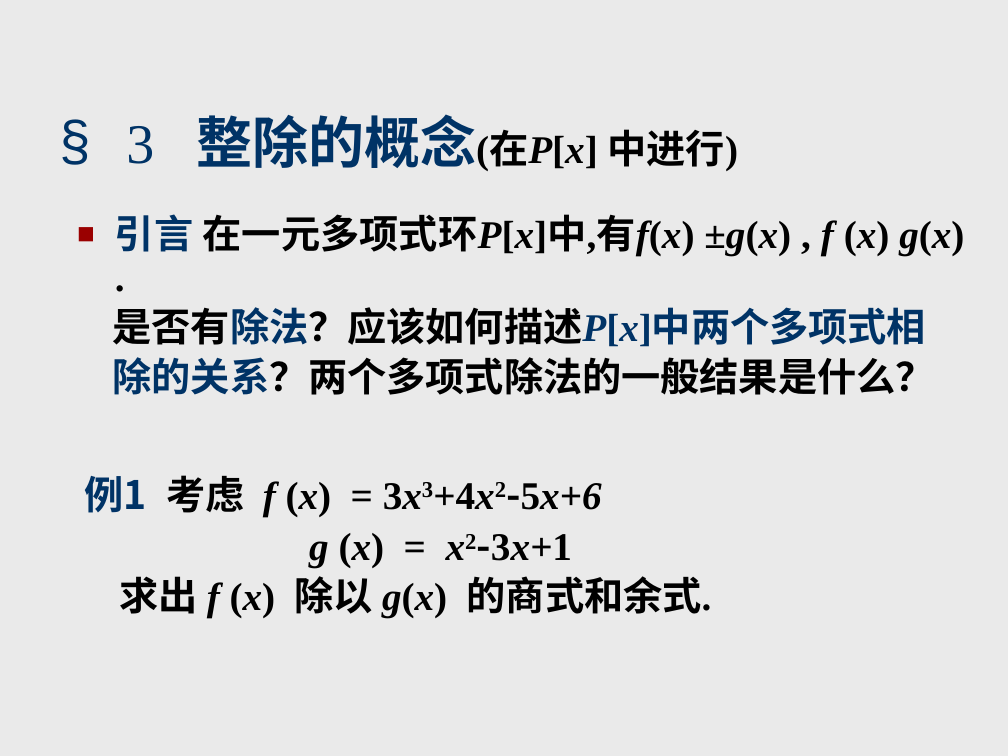
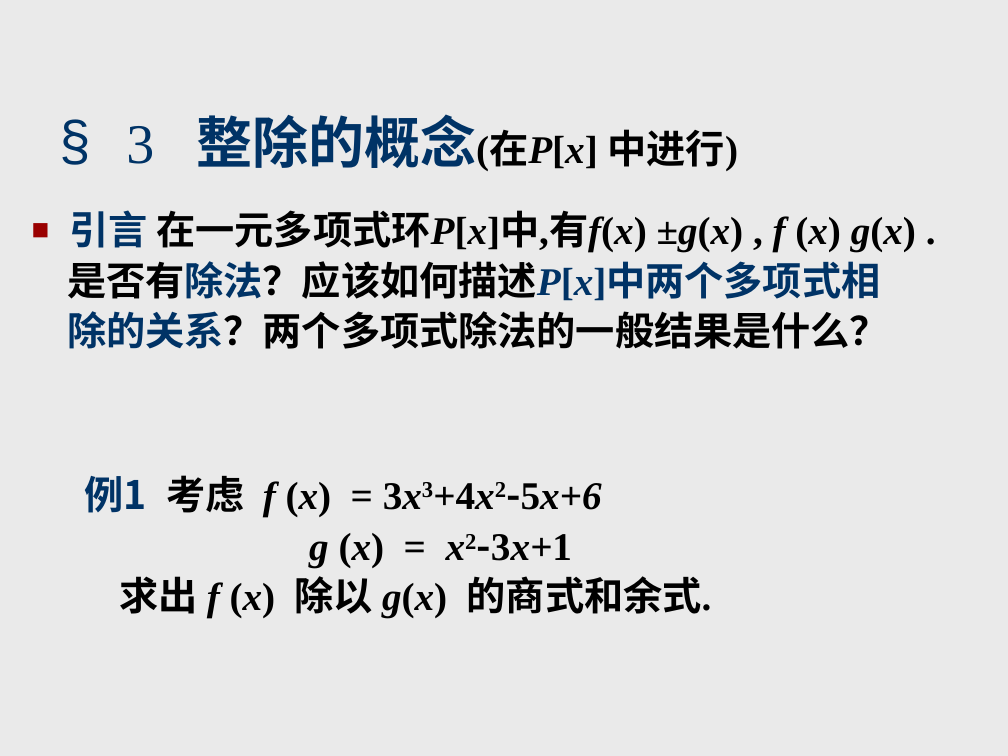
Before and after one commit to zhangbiaomath/zhangbiaomath.github.io, a slide deck: slide 14 of teaching/高等代数/课件/第1章-多项式.pptx. Drawn at 1008x756 pixels with LibreOffice and Linux fonts; fonts in the diff are those of the drawing. Boxes give left, top, right and bottom in pixels: in the first picture for what was removed or moved away, otherwise in the second. Text is boxed around its words. In the diff, an @@ line names an element or a change of style, - is before the commit and + after.

```diff
--- a/teaching/高等代数/课件/第1章-多项式.pptx
+++ b/teaching/高等代数/课件/第1章-多项式.pptx
@@ text "引言 在一元多项式环P[x]中,有f(x) ±g(x) , f ..." rewrapped from (x1=113, y1=214, x2=964, y2=395) to (x1=67, y1=210, x2=916, y2=349) @@
```
Also in this commit, not shown: 2 other slides changed, 1 other file.
